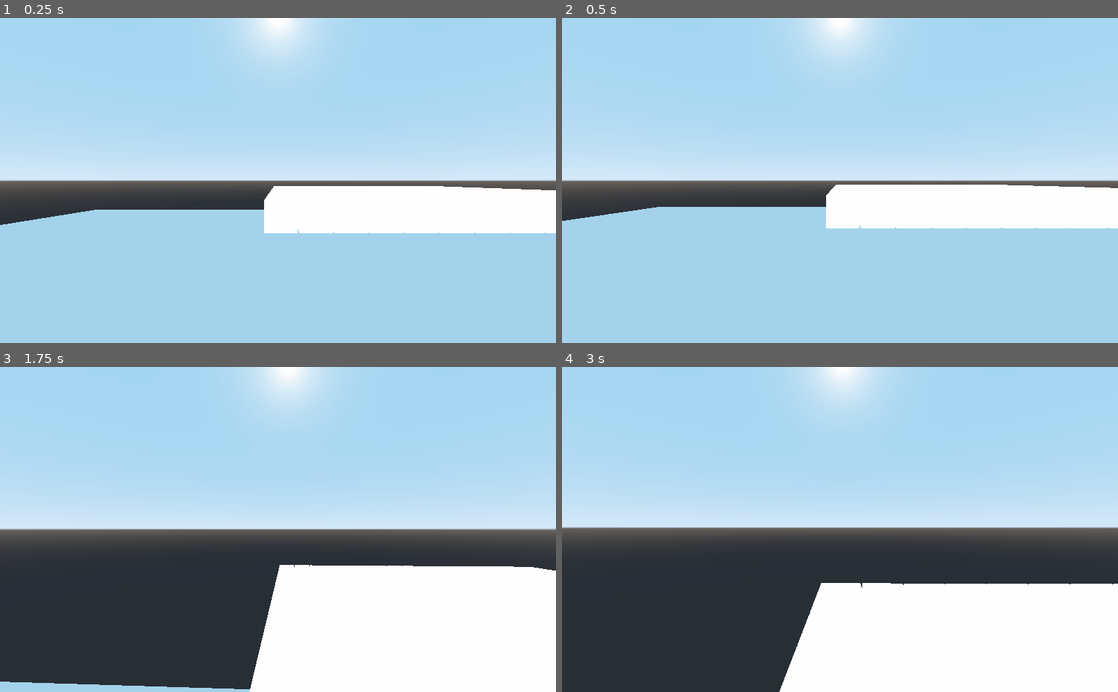
Above: before the commit, frames 1-4 (two rows, left to right).
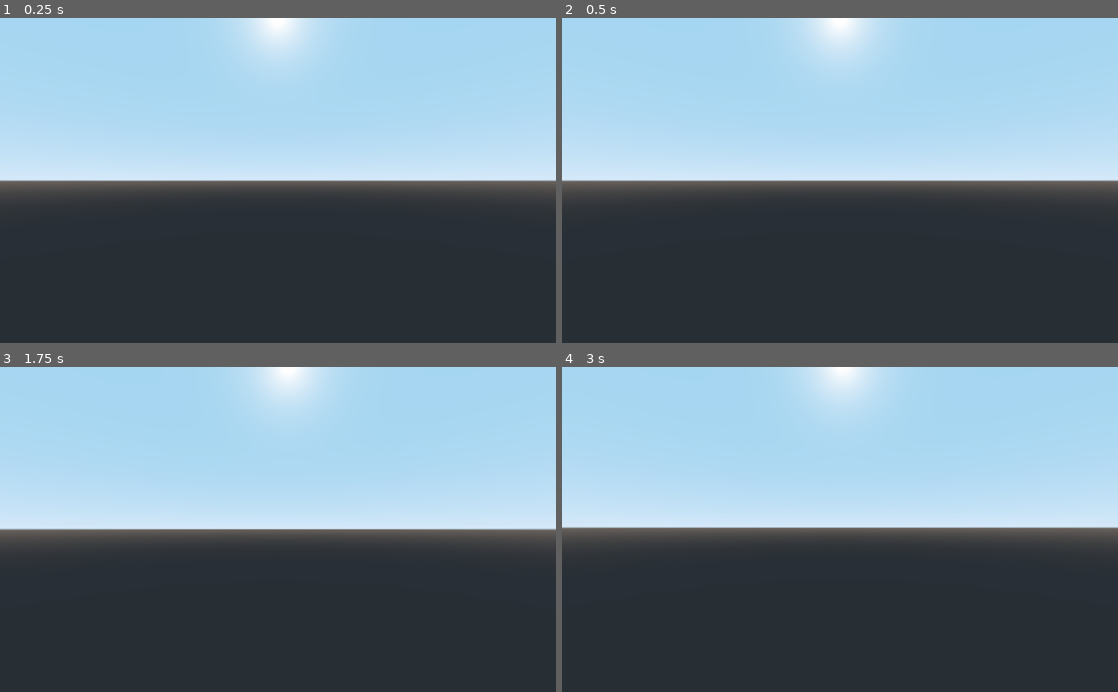
Above: after the commit, the same moments.

Repository: WalterIrvin/Godot_Game
Game: Godot game, scene res://Game_Level.tscn
Two runs of this game, one before a commit and one after it. Both use one fixed random seed, a clock stepped at 60 frames per second and the inputs below.
Inputs (mouse positions are in pixels of both pictures, inside the frame that each line leads up to):
- Up to frame 1 (0.25 s): no input
- Up to frame 2 (0.5 s): no input
- Up to frame 3 (1.75 s): move the mouse to (305, 529) at 0.52 s; hold W (move_forward) from 0.53 s (still down); tap Space (jump) at 0.77, 1.52 s; move the mouse to (250, 529) at 1.27 s
- Up to frame 4 (3 s): keep holding W (move_forward); move the mouse to (851, 523) at 2.02 s; move the mouse to (834, 536) at 2.77 s

The runs differ from the first frame. In frame 1, 44% of the frame differs, in the area x 0-100%, y 51-100%; in frame 2, 45%; in frame 3, 21%; in frame 4, 19%.

Commit message:
basic test of voxel in gdscript, working on better implementation soon

Diff:
--- a/GodotTest/Game_Level.tscn
+++ b/GodotTest/Game_Level.tscn
@@ -1,16 +1,11 @@
-[gd_scene load_steps=4 format=2]
+[gd_scene load_steps=3 format=2]
 
-[ext_resource path="res://assets/instances/Floor.tscn" type="PackedScene" id=1]
 [ext_resource path="res://assets/instances/Player.tscn" type="PackedScene" id=2]
 [ext_resource path="res://assets/instances/Chunk.tscn" type="PackedScene" id=3]
 
 [node name="Scene" type="Spatial"]
 
 [node name="Player" parent="." instance=ExtResource( 2 )]
-transform = Transform( 1, 0, 0, 0, 1, 0, 0, 0, 1, -0.503357, 2.18652, 4.89711 )
-
-[node name="Floor" parent="." instance=ExtResource( 1 )]
-transform = Transform( 2, 0, 0, 0, 1, 0, 0, 0, 2, 0, 0, 0 )
+transform = Transform( 1, 0, 0, 0, 1, 0, 0, 0, 1, 0, 10.6713, 0 )
 
 [node name="Chunk" parent="." instance=ExtResource( 3 )]
-transform = Transform( 1, 0, 0, 0, 1, 0, 0, 0, 1, -0.330276, 1.46123, -41.445 )
--- a/GodotTest/assets/instances/Block.tscn
+++ b/GodotTest/assets/instances/Block.tscn
@@ -1,7 +1,6 @@
-[gd_scene load_steps=4 format=2]
+[gd_scene load_steps=3 format=2]
 
 [ext_resource path="res://scripts/block.gd" type="Script" id=1]
-[ext_resource path="res://assets/textures/basic.png" type="Texture" id=2]
 
 [sub_resource type="BoxShape" id=1]
 
@@ -10,37 +9,3 @@
 
 [node name="CollisionShape" type="CollisionShape" parent="."]
 shape = SubResource( 1 )
-
-[node name="X+" type="Sprite3D" parent="."]
-transform = Transform( 1, 0, 0, 0, 1, 0, 0, 0, 1, 1, 0, 0 )
-pixel_size = 2.0
-axis = 0
-texture = ExtResource( 2 )
-
-[node name="X-" type="Sprite3D" parent="."]
-transform = Transform( -1, 0, -3.25841e-07, 0, 1, 0, 3.25841e-07, 0, -1, -1, 0, 0 )
-pixel_size = 2.0
-axis = 0
-texture = ExtResource( 2 )
-
-[node name="Z+" type="Sprite3D" parent="."]
-transform = Transform( 1, 0, 0, 0, 1, 0, 0, 0, 1, 0, 0, 1 )
-pixel_size = 2.0
-texture = ExtResource( 2 )
-
-[node name="Z-" type="Sprite3D" parent="."]
-transform = Transform( 1, 0, 0, 0, 1, 0, 0, 0, 1, 0, 0, -1 )
-pixel_size = 2.0
-texture = ExtResource( 2 )
-
-[node name="Y+" type="Sprite3D" parent="."]
-transform = Transform( 1, 0, 0, 0, 1, 0, 0, 0, 1, 0, 1, 0 )
-pixel_size = 2.0
-axis = 1
-texture = ExtResource( 2 )
-
-[node name="Y-" type="Sprite3D" parent="."]
-transform = Transform( 1, 0, 0, 0, 1, 0, 0, 0, 1, 0, -1, 0 )
-pixel_size = 2.0
-axis = 1
-texture = ExtResource( 2 )
--- /dev/null
+++ b/GodotTest/assets/instances/BlockFace.tscn
@@ -0,0 +1,7 @@
+[gd_scene load_steps=2 format=2]
+
+[ext_resource path="res://assets/textures/checker.png" type="Texture" id=1]
+
+[node name="Face" type="Sprite3D"]
+pixel_size = 0.5
+texture = ExtResource( 1 )
--- a/GodotTest/assets/instances/Floor.tscn
+++ /dev/null
@@ -1,17 +0,0 @@
-[gd_scene load_steps=3 format=2]
-
-[ext_resource path="res://assets/models/test.obj" type="ArrayMesh" id=1]
-
-[sub_resource type="BoxShape" id=1]
-
-[node name="Floor" type="StaticBody"]
-transform = Transform( 1, 0, 0, 0, 1, 0, 0, 0, 1, 0, -0.46809, 0 )
-
-[node name="Floormesh" type="MeshInstance" parent="."]
-transform = Transform( 10, 0, 0, 0, 0.5, 0, 0, 0, 10, 0, 0, 0 )
-mesh = ExtResource( 1 )
-material/0 = null
-
-[node name="CollisionShape" type="CollisionShape" parent="."]
-transform = Transform( 10, 0, 0, 0, 0.5, 0, 0, 0, 10, 0, 0, 0 )
-shape = SubResource( 1 )
--- a/GodotTest/scripts/block.gd
+++ b/GodotTest/scripts/block.gd
@@ -4,13 +4,130 @@
 var _id = 0;
 var _offset = Vector3();  # position in the chunk
 var _size = Vector3();
+enum _directions{
+	top, bottom, left, right, forward, backward
+};
+var _directionTranslation = {
+	_directions.forward: Vector3(0, 0, 1),
+	_directions.backward: Vector3(0, 0, -1),
+	_directions.right: Vector3(-1, 0, 0),
+	_directions.left: Vector3(1, 0, 0),
+	_directions.top: Vector3(0, 1, 0),
+	_directions.bottom: Vector3(0, -1, 0)
+};
+onready var _blockFace = preload("res://assets/instances/BlockFace.tscn");
 onready var _collider = self.get_node("CollisionShape");
+onready var _leftFace = null;  # +X
+onready var _rightFace = null;  # -X
+onready var _frontFace = null;  # +Z
+onready var _backFace = null;  # -Z
+onready var _topFace = null;  # +Y
+onready var _bottomFace = null;  # -Y
 
-func _process(delta):
-	pass
 
 func set_data(id, offset):
 	_id = id;
 	_offset = offset;
 	_size = _collider.scale;
-	translate_object_local(_offset * (_size * 2.1));
+	translate_object_local(_offset * (_size * 2));
+
+
+func check_empty_horizontal(direction, blockArray, spriteFace, e):
+	var other = blockArray[direction];
+	if other._offset.y == _offset.y:
+		if other._id != 0:  # If block is not air, delete face
+			if spriteFace != null:
+				spriteFace.queue_free();
+		else:
+			# generate face if missing
+			generate_face(e);
+
+
+func check_empty_vertical(direction, blockArray, spriteFace, e):
+	var other = blockArray[direction];
+	if other._offset.y != _offset.y:
+		if other._id != 0:  # If block is not air, delete face
+			if spriteFace != null:
+				spriteFace.queue_free();
+		else:
+			# generate face if missing
+			generate_face(e);
+
+
+func generate_face(direction):
+	if direction == _directions.forward and _frontFace == null:
+		_frontFace = _blockFace.instance();
+		_frontFace.axis = 2;
+		add_child(_frontFace);
+		_frontFace.translate_object_local(_directionTranslation[direction]);
+
+	elif direction == _directions.backward and _backFace == null:
+		_backFace = _blockFace.instance();
+		_backFace.axis = 2;
+		add_child(_backFace);
+		_backFace.translate_object_local(_directionTranslation[direction]);
+
+	elif direction == _directions.left and _leftFace == null:
+		_leftFace = _blockFace.instance();
+		_leftFace.axis = 0;
+		add_child(_leftFace);
+		_leftFace.translate_object_local(_directionTranslation[direction]);
+
+	elif direction == _directions.right and _rightFace == null:
+		_rightFace = _blockFace.instance();
+		_rightFace.axis = 0;
+		add_child(_rightFace);
+		_rightFace.translate_object_local(_directionTranslation[direction]);
+
+	elif direction == _directions.top and _topFace == null:
+		_topFace = _blockFace.instance();
+		_topFace.axis = 1;
+		add_child(_topFace);
+		_topFace.translate_object_local(_directionTranslation[direction]);
+
+	elif direction == _directions.bottom and _bottomFace == null:
+		_bottomFace = _blockFace.instance();
+		_bottomFace.axis = 1;
+		add_child(_bottomFace);
+		_bottomFace.translate_object_local(_directionTranslation[direction]);
+
+
+func check_neighbors(idx, blockArray):
+	# Checks through the block array, looking for neighbors from its idx.
+	var max_len = len(blockArray) - 1;
+	var front = idx + 16;
+	var back = idx - 16
+	var left = idx + 1;
+	var right = idx - 1;
+	var top = idx + 256;
+	var bottom = idx - 256;
+	# Check each side of the cube in the array, provided there is one.
+	if front <= max_len:
+		check_empty_horizontal(front, blockArray, _frontFace, _directions.forward);
+	else:
+		generate_face(_directions.forward);
+
+	if back >= 0:
+		check_empty_horizontal(back, blockArray, _backFace, _directions.backward);
+	else:
+		generate_face(_directions.backward);
+
+	if left <= max_len and idx % 16 != 15:
+		check_empty_horizontal(left, blockArray, _leftFace, _directions.left);
+	else:
+		generate_face(_directions.left);
+
+	if right >= 0 and idx % 16 != 0:
+		check_empty_horizontal(right, blockArray, _rightFace, _directions.right);
+	else:
+		generate_face(_directions.right);
+
+	if top <= max_len:
+		check_empty_vertical(top, blockArray, _topFace, _directions.top);
+	else:
+		generate_face(_directions.top);
+
+	if bottom >= 0:
+		check_empty_vertical(bottom, blockArray, _bottomFace, _directions.bottom);
+	else:
+		generate_face(_directions.bottom);
--- a/GodotTest/scripts/chunk.gd
+++ b/GodotTest/scripts/chunk.gd
@@ -3,34 +3,29 @@
 	air,
 	grass
 };
-var _neighborBlocks = [
-	Vector3(1, 0, 0), # left
-	Vector3(-1, 0, 0), # right
-	Vector3(0, 1, 0), # up
-	Vector3(0, -1, 0), # down
-	Vector3(0, 0, 1), # forward
-	Vector3(0, 0, -1) # behind
-];
 var _blockArray = [];
 var _block = preload("res://assets/instances/Block.tscn");
 # Called when the node enters the scene tree for the first time.
 func _ready():
 	init_chunk();
+	cull_faces();
 
-
-#func _process(delta):
-#	pass
+func cull_faces():
+	for i in range(0, len(_blockArray)):
+		var block = _blockArray[i];
+		block.call_deferred("check_neighbors", i, _blockArray);
 
 func init_chunk():
 	# Initializes a chunk, which is 16x16 by 256
 	var offsetVec = Vector3();
-	for x in range(16):
-		offsetVec.x = x;
+	for y in range(2):
+		offsetVec.y = y;
 		for z in range(16):
 			offsetVec.z = z;
-			for y in range(1):  # one layer for the time being
-				offsetVec.y = y;
+			for x in range(16):  # one layer for the time being
+				offsetVec.x = x;
 				var blockObj = _block.instance();
 				blockObj.call_deferred("set_data", _blockTypes.grass,
 				 offsetVec);
 				add_child(blockObj);
+				_blockArray.append(blockObj);
--- a/GodotTest/scripts/player.gd
+++ b/GodotTest/scripts/player.gd
@@ -2,9 +2,9 @@
 
 var gravity = Vector3.DOWN * 12;
 var speed = 50;
-var dirVec = get_global_transform().basis;
-var forward = -dirVec.z;
-var left = -dirVec.x;
+var dirVec = Vector3();
+var forward = Vector3();
+var left = Vector3();
 var velocity = Vector3();
 var jump_force = 500;
 var jumped = false;
@@ -22,7 +22,7 @@
 	velocity = move_and_slide(velocity, Vector3.UP);
 	velocity.x *= 1.0 - friction;
 	velocity.z *= 1.0 - friction;
-	if abs(velocity.y) <= 5:
+	if true:#abs(velocity.y) <= 5:
 		jumped = false;
 
 
Binary file added: GodotTest/assets/textures/checker.png
Not shown, added: GodotTest/assets/textures/checker.png.import
